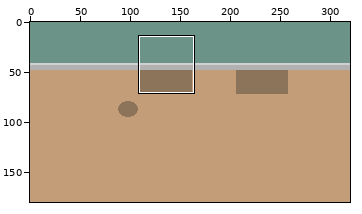
Pixel-art file, stored at Assets/concept.aseprite. The picture above shows the old version from afar; the outline marks the close-up.
Close-up. Before:
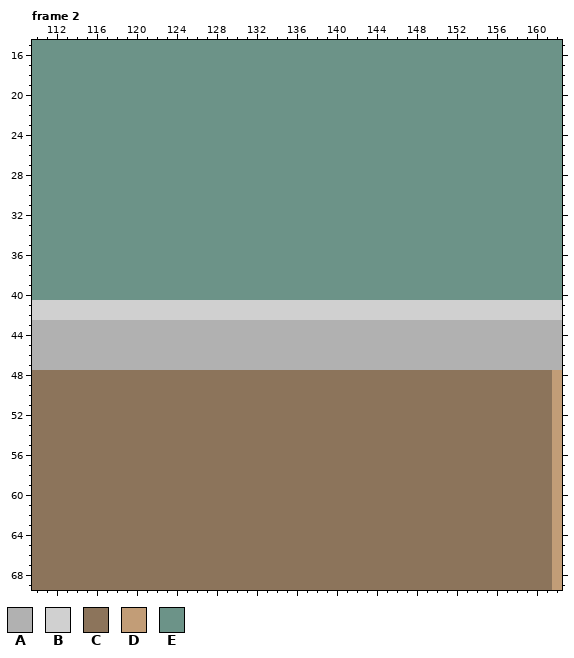
320x180 pixels, 2 frames. Colours within 5 levels of each other are drawn and written as one. Shown: frame 2: x 110..162, y 15..69. The commit also changed other frames or places, which this record leaves out.
Palette (. is transparent): A #b1b1b1  B #d0d0d0  C #8c745b  D #c29d77  E #6c9388
Pixels before, frame 2 (only the part around the change), first column x 110:
15 EEEEEEEEEEEEEEEEEEEEEEEEEEEEEEEEEEEEEEEEEEEEEEEEEEEEE
16 EEEEEEEEEEEEEEEEEEEEEEEEEEEEEEEEEEEEEEEEEEEEEEEEEEEEE
17 EEEEEEEEEEEEEEEEEEEEEEEEEEEEEEEEEEEEEEEEEEEEEEEEEEEEE
18 EEEEEEEEEEEEEEEEEEEEEEEEEEEEEEEEEEEEEEEEEEEEEEEEEEEEE
19 EEEEEEEEEEEEEEEEEEEEEEEEEEEEEEEEEEEEEEEEEEEEEEEEEEEEE
20 EEEEEEEEEEEEEEEEEEEEEEEEEEEEEEEEEEEEEEEEEEEEEEEEEEEEE
21 EEEEEEEEEEEEEEEEEEEEEEEEEEEEEEEEEEEEEEEEEEEEEEEEEEEEE
22 EEEEEEEEEEEEEEEEEEEEEEEEEEEEEEEEEEEEEEEEEEEEEEEEEEEEE
23 EEEEEEEEEEEEEEEEEEEEEEEEEEEEEEEEEEEEEEEEEEEEEEEEEEEEE
24 EEEEEEEEEEEEEEEEEEEEEEEEEEEEEEEEEEEEEEEEEEEEEEEEEEEEE
25 EEEEEEEEEEEEEEEEEEEEEEEEEEEEEEEEEEEEEEEEEEEEEEEEEEEEE
26 EEEEEEEEEEEEEEEEEEEEEEEEEEEEEEEEEEEEEEEEEEEEEEEEEEEEE
27 EEEEEEEEEEEEEEEEEEEEEEEEEEEEEEEEEEEEEEEEEEEEEEEEEEEEE
28 EEEEEEEEEEEEEEEEEEEEEEEEEEEEEEEEEEEEEEEEEEEEEEEEEEEEE
29 EEEEEEEEEEEEEEEEEEEEEEEEEEEEEEEEEEEEEEEEEEEEEEEEEEEEE
30 EEEEEEEEEEEEEEEEEEEEEEEEEEEEEEEEEEEEEEEEEEEEEEEEEEEEE
31 EEEEEEEEEEEEEEEEEEEEEEEEEEEEEEEEEEEEEEEEEEEEEEEEEEEEE
32 EEEEEEEEEEEEEEEEEEEEEEEEEEEEEEEEEEEEEEEEEEEEEEEEEEEEE
33 EEEEEEEEEEEEEEEEEEEEEEEEEEEEEEEEEEEEEEEEEEEEEEEEEEEEE
34 EEEEEEEEEEEEEEEEEEEEEEEEEEEEEEEEEEEEEEEEEEEEEEEEEEEEE
35 EEEEEEEEEEEEEEEEEEEEEEEEEEEEEEEEEEEEEEEEEEEEEEEEEEEEE
36 EEEEEEEEEEEEEEEEEEEEEEEEEEEEEEEEEEEEEEEEEEEEEEEEEEEEE
37 EEEEEEEEEEEEEEEEEEEEEEEEEEEEEEEEEEEEEEEEEEEEEEEEEEEEE
38 EEEEEEEEEEEEEEEEEEEEEEEEEEEEEEEEEEEEEEEEEEEEEEEEEEEEE
39 EEEEEEEEEEEEEEEEEEEEEEEEEEEEEEEEEEEEEEEEEEEEEEEEEEEEE
40 EEEEEEEEEEEEEEEEEEEEEEEEEEEEEEEEEEEEEEEEEEEEEEEEEEEEE
41 BBBBBBBBBBBBBBBBBBBBBBBBBBBBBBBBBBBBBBBBBBBBBBBBBBBBB
42 BBBBBBBBBBBBBBBBBBBBBBBBBBBBBBBBBBBBBBBBBBBBBBBBBBBBB
43 AAAAAAAAAAAAAAAAAAAAAAAAAAAAAAAAAAAAAAAAAAAAAAAAAAAAA
44 AAAAAAAAAAAAAAAAAAAAAAAAAAAAAAAAAAAAAAAAAAAAAAAAAAAAA
45 AAAAAAAAAAAAAAAAAAAAAAAAAAAAAAAAAAAAAAAAAAAAAAAAAAAAA
46 AAAAAAAAAAAAAAAAAAAAAAAAAAAAAAAAAAAAAAAAAAAAAAAAAAAAA
47 AAAAAAAAAAAAAAAAAAAAAAAAAAAAAAAAAAAAAAAAAAAAAAAAAAAAA
48 CCCCCCCCCCCCCCCCCCCCCCCCCCCCCCCCCCCCCCCCCCCCCCCCCCCCD
49 CCCCCCCCCCCCCCCCCCCCCCCCCCCCCCCCCCCCCCCCCCCCCCCCCCCCD
50 CCCCCCCCCCCCCCCCCCCCCCCCCCCCCCCCCCCCCCCCCCCCCCCCCCCCD
51 CCCCCCCCCCCCCCCCCCCCCCCCCCCCCCCCCCCCCCCCCCCCCCCCCCCCD
52 CCCCCCCCCCCCCCCCCCCCCCCCCCCCCCCCCCCCCCCCCCCCCCCCCCCCD
53 CCCCCCCCCCCCCCCCCCCCCCCCCCCCCCCCCCCCCCCCCCCCCCCCCCCCD
54 CCCCCCCCCCCCCCCCCCCCCCCCCCCCCCCCCCCCCCCCCCCCCCCCCCCCD
55 CCCCCCCCCCCCCCCCCCCCCCCCCCCCCCCCCCCCCCCCCCCCCCCCCCCCD
56 CCCCCCCCCCCCCCCCCCCCCCCCCCCCCCCCCCCCCCCCCCCCCCCCCCCCD
57 CCCCCCCCCCCCCCCCCCCCCCCCCCCCCCCCCCCCCCCCCCCCCCCCCCCCD
58 CCCCCCCCCCCCCCCCCCCCCCCCCCCCCCCCCCCCCCCCCCCCCCCCCCCCD
59 CCCCCCCCCCCCCCCCCCCCCCCCCCCCCCCCCCCCCCCCCCCCCCCCCCCCD
60 CCCCCCCCCCCCCCCCCCCCCCCCCCCCCCCCCCCCCCCCCCCCCCCCCCCCD
61 CCCCCCCCCCCCCCCCCCCCCCCCCCCCCCCCCCCCCCCCCCCCCCCCCCCCD
62 CCCCCCCCCCCCCCCCCCCCCCCCCCCCCCCCCCCCCCCCCCCCCCCCCCCCD
63 CCCCCCCCCCCCCCCCCCCCCCCCCCCCCCCCCCCCCCCCCCCCCCCCCCCCD
64 CCCCCCCCCCCCCCCCCCCCCCCCCCCCCCCCCCCCCCCCCCCCCCCCCCCCD
65 CCCCCCCCCCCCCCCCCCCCCCCCCCCCCCCCCCCCCCCCCCCCCCCCCCCCD
66 CCCCCCCCCCCCCCCCCCCCCCCCCCCCCCCCCCCCCCCCCCCCCCCCCCCCD
67 CCCCCCCCCCCCCCCCCCCCCCCCCCCCCCCCCCCCCCCCCCCCCCCCCCCCD
68 CCCCCCCCCCCCCCCCCCCCCCCCCCCCCCCCCCCCCCCCCCCCCCCCCCCCD
69 CCCCCCCCCCCCCCCCCCCCCCCCCCCCCCCCCCCCCCCCCCCCCCCCCCCCD
New version:
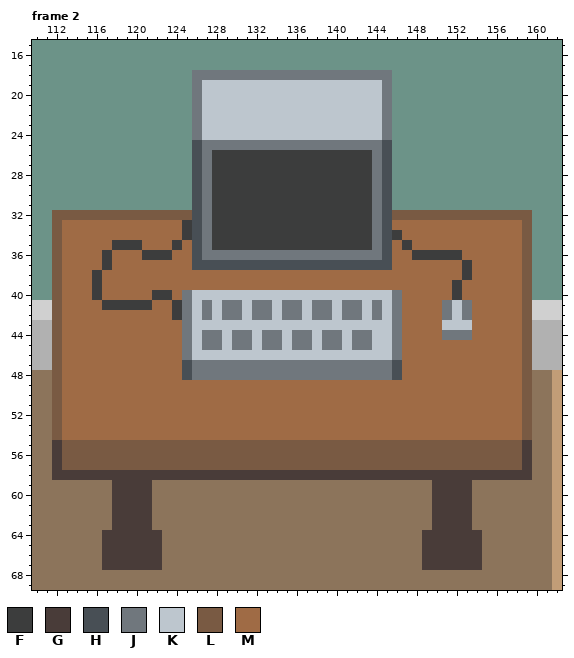
Colours new in this view: F #3c3d3d  G #493c39  H #484f55  J #70777d  K #bdc6ce  L #795a43  M #9f6b45
The exact change:
layer "Layer 1" now shown
Frame 2, layer "Layer 1":
y 18: x 126..145 EEEEEEEEEEEEEEEEEEEE -> JJJJJJJJJJJJJJJJJJJJ
y 19..24: x 126..145 EEEEEEEEEEEEEEEEEEEE -> JKKKKKKKKKKKKKKKKKKJ
y 25: x 126..145 EEEEEEEEEEEEEEEEEEEE -> HJJJJJJJJJJJJJJJJJJH
y 26..31: x 126..145 EEEEEEEEEEEEEEEEEEEE -> HJFFFFFFFFFFFFFFFFJH
y 32: x 112..159 EEEEEEEEEEEEEEEEEEEEEEEEEEEEEEEEEEEEEEEEEEEEEEEE -> LLLLLLLLLLLLLLHJFFFFFFFFFFFFFFFFJHLLLLLLLLLLLLLL
y 33: x 112..159 EEEEEEEEEEEEEEEEEEEEEEEEEEEEEEEEEEEEEEEEEEEEEEEE -> LMMMMMMMMMMMMFHJFFFFFFFFFFFFFFFFJHMMMMMMMMMMMMML
y 34: x 112..159 EEEEEEEEEEEEEEEEEEEEEEEEEEEEEEEEEEEEEEEEEEEEEEEE -> LMMMMMMMMMMMMFHJFFFFFFFFFFFFFFFFJHFMMMMMMMMMMMML
y 35: x 112..159 EEEEEEEEEEEEEEEEEEEEEEEEEEEEEEEEEEEEEEEEEEEEEEEE -> LMMMMMFFFMMMFMHJFFFFFFFFFFFFFFFFJHMFMMMMMMMMMMML
y 36: x 112..159 EEEEEEEEEEEEEEEEEEEEEEEEEEEEEEEEEEEEEEEEEEEEEEEE -> LMMMMFMMMFFFMMHJJJJJJJJJJJJJJJJJJHMMFFFFFMMMMMML
y 37: x 112..159 EEEEEEEEEEEEEEEEEEEEEEEEEEEEEEEEEEEEEEEEEEEEEEEE -> LMMMMFMMMMMMMMHHHHHHHHHHHHHHHHHHHHMMMMMMMFMMMMML
y 38: x 112..159 EEEEEEEEEEEEEEEEEEEEEEEEEEEEEEEEEEEEEEEEEEEEEEEE -> LMMMFMMMMMMMMMMMMMMMMMMMMMMMMMMMMMMMMMMMMFMMMMML
y 39: x 112..159 EEEEEEEEEEEEEEEEEEEEEEEEEEEEEEEEEEEEEEEEEEEEEEEE -> LMMMFMMMMMMMMMMMMMMMMMMMMMMMMMMMMMMMMMMMFMMMMMML
y 40: x 112..159 EEEEEEEEEEEEEEEEEEEEEEEEEEEEEEEEEEEEEEEEEEEEEEEE -> LMMMFMMMMMFFMJKKKKKKKKKKKKKKKKKKKKJMMMMMFMMMMMML
y 41: x 112..159 BBBBBBBBBBBBBBBBBBBBBBBBBBBBBBBBBBBBBBBBBBBBBBBB -> LMMMMFFFFFMMFJKJKJJKJJKJJKJJKJJKJKJMMMMJKJMMMMML
y 42: x 112..159 BBBBBBBBBBBBBBBBBBBBBBBBBBBBBBBBBBBBBBBBBBBBBBBB -> LMMMMMMMMMMMFJKJKJJKJJKJJKJJKJJKJKJMMMMJKJMMMMML
y 43: x 112..159 AAAAAAAAAAAAAAAAAAAAAAAAAAAAAAAAAAAAAAAAAAAAAAAA -> LMMMMMMMMMMMMJKKKKKKKKKKKKKKKKKKKKJMMMMKKKMMMMML
y 44: x 112..159 AAAAAAAAAAAAAAAAAAAAAAAAAAAAAAAAAAAAAAAAAAAAAAAA -> LMMMMMMMMMMMMJKJJKJJKJJKJJKJJKJJKKJMMMMJJJMMMMML
y 45: x 112..159 AAAAAAAAAAAAAAAAAAAAAAAAAAAAAAAAAAAAAAAAAAAAAAAA -> LMMMMMMMMMMMMJKJJKJJKJJKJJKJJKJJKKJMMMMMMMMMMMML
y 46: x 112..159 AAAAAAAAAAAAAAAAAAAAAAAAAAAAAAAAAAAAAAAAAAAAAAAA -> LMMMMMMMMMMMMJKKKKKKKKKKKKKKKKKKKKJMMMMMMMMMMMML
y 47: x 112..159 AAAAAAAAAAAAAAAAAAAAAAAAAAAAAAAAAAAAAAAAAAAAAAAA -> LMMMMMMMMMMMMHJJJJJJJJJJJJJJJJJJJJHMMMMMMMMMMMML
y 48: x 112..159 CCCCCCCCCCCCCCCCCCCCCCCCCCCCCCCCCCCCCCCCCCCCCCCC -> LMMMMMMMMMMMMHJJJJJJJJJJJJJJJJJJJJHMMMMMMMMMMMML
y 49..54: x 112..159 CCCCCCCCCCCCCCCCCCCCCCCCCCCCCCCCCCCCCCCCCCCCCCCC -> LMMMMMMMMMMMMMMMMMMMMMMMMMMMMMMMMMMMMMMMMMMMMMML
y 55..57: x 112..159 CCCCCCCCCCCCCCCCCCCCCCCCCCCCCCCCCCCCCCCCCCCCCCCC -> GLLLLLLLLLLLLLLLLLLLLLLLLLLLLLLLLLLLLLLLLLLLLLLG
y 58: x 112..159 CCCCCCCCCCCCCCCCCCCCCCCCCCCCCCCCCCCCCCCCCCCCCCCC -> GGGGGGGGGGGGGGGGGGGGGGGGGGGGGGGGGGGGGGGGGGGGGGGG
y 59..63: x 118..121 CCCC -> GGGG; x 150..153 CCCC -> GGGG
y 64..67: x 117..122 CCCCCC -> GGGGGG; x 149..154 CCCCCC -> GGGGGG
Where, in picture pixels (left, top, right, bottom), the same in both close-ups:
changed: (52, 70, 532, 570)
